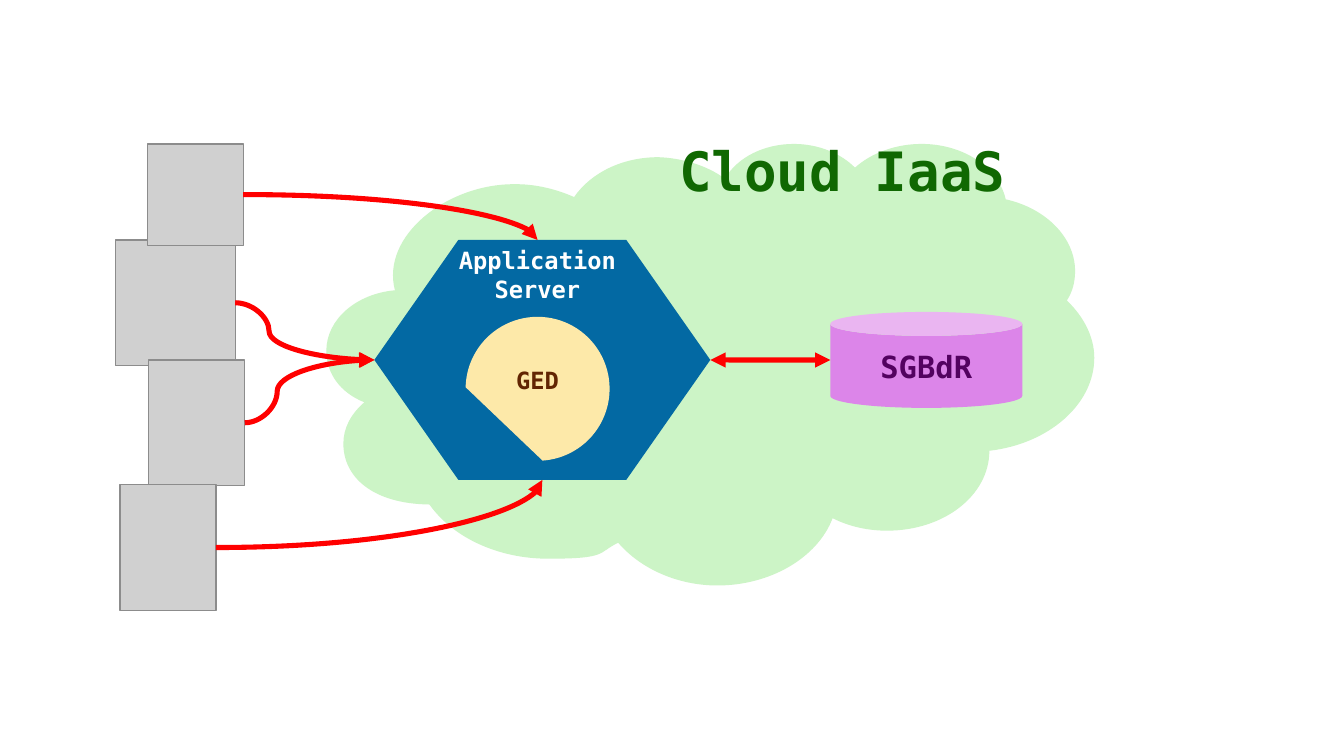
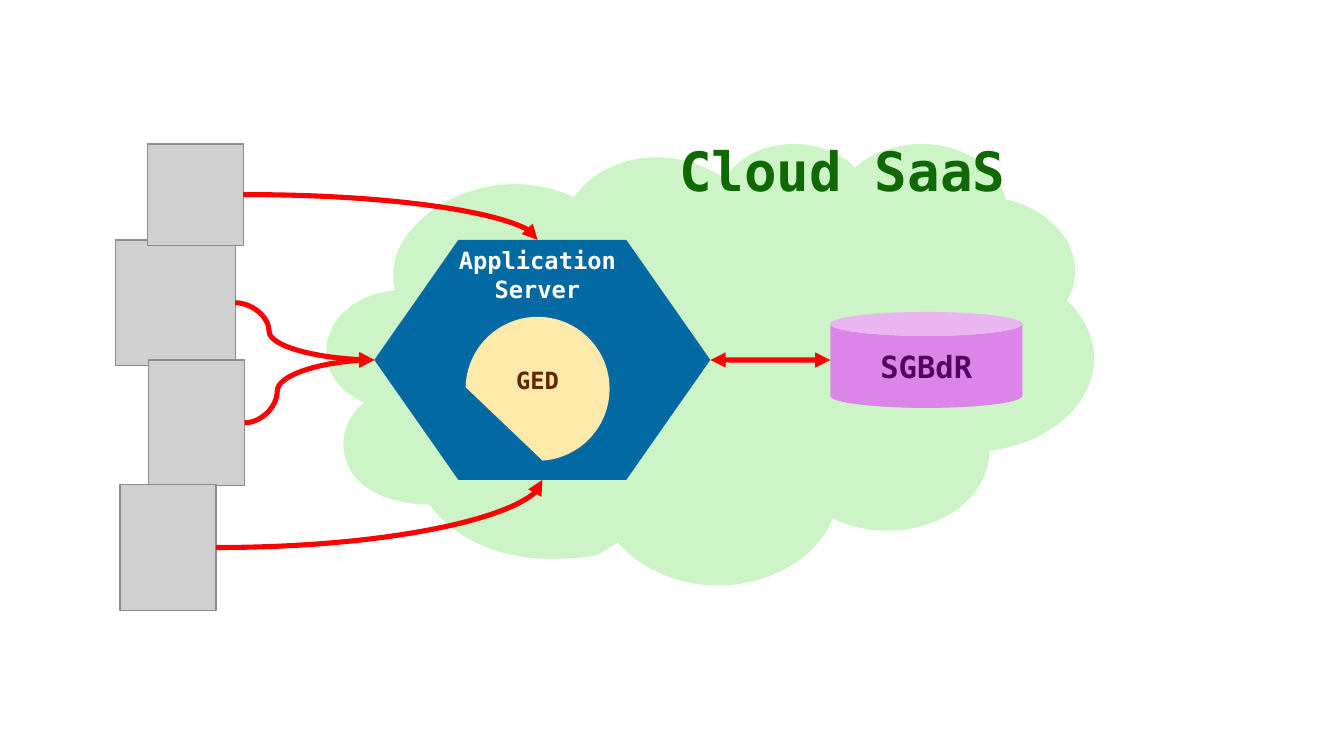
Before and after one commit to gattardm/P9, a slide deck: slide 2 of Sources/diagrammes.odp. Drawn at 1344x756 pixels with LibreOffice and Linux fonts; fonts in the diff are those of the drawing; grey boxes stand for pictures. Boxes give left, top, right and bottom in pixels: in the first picture for what was removed or moved away, otherwise in the second. Text is boxed around its words. In the diff, an @@ line names an element or a change of style, - is before the commit and + after.

```diff
--- a/Sources/diagrammes.odp
+++ b/Sources/diagrammes.odp
@@ text at <box>679,147,1005,194</box>: text changed @@
-Cloud IaaS
+Cloud SaaS
```
Also in this commit, not shown: 1 other slide changed, 5 other files.
